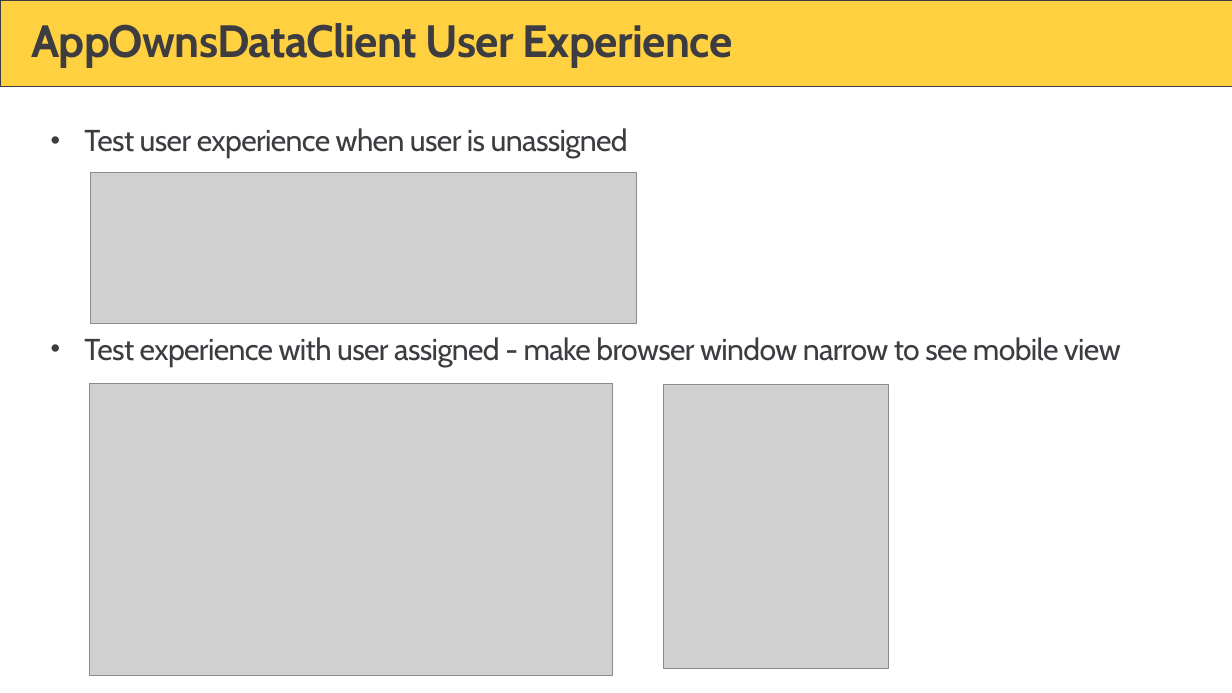
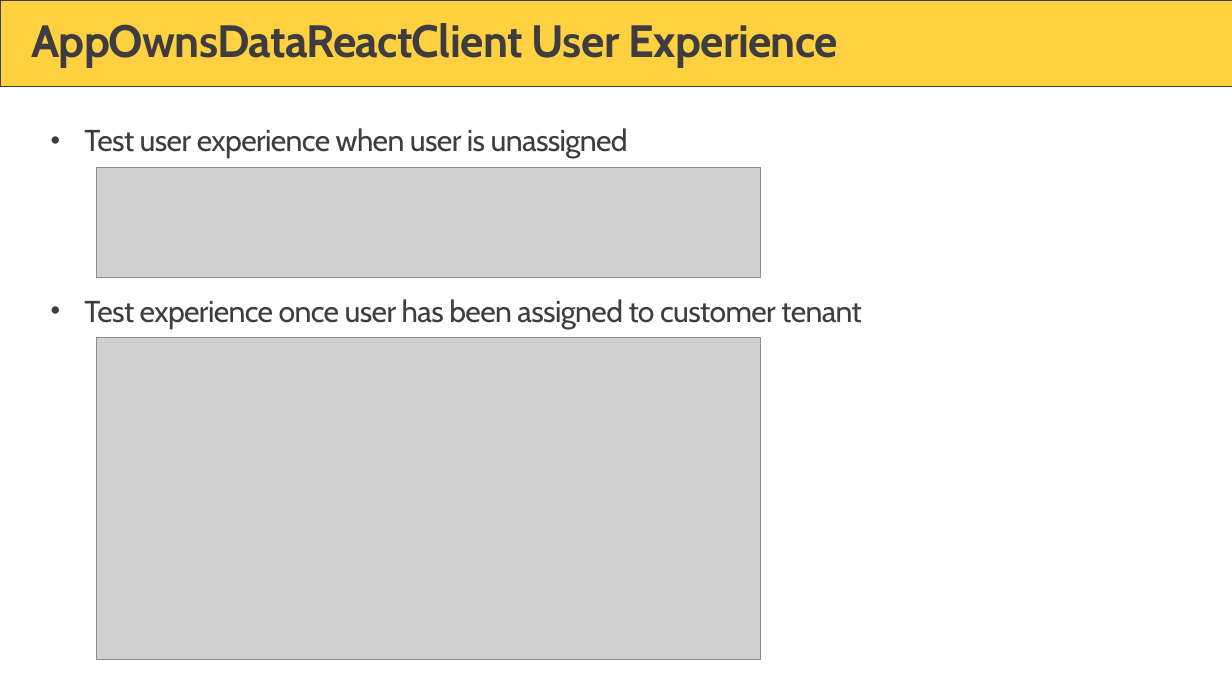
Before and after one commit to PowerBiDevCamp/Camp-Sessions, a slide deck: slide 37 of Session 32 - Design Patterns and Best Practices with Power BI Embedding.pptx (slide 28 before the commit). Drawn at 1232x693 pixels with LibreOffice and Linux fonts; fonts in the diff are those of the drawing; grey boxes stand for pictures; background and template pictures are left out. Boxes give left, top, right and bottom in pixels: in the first picture for what was removed or moved away, otherwise in the second. Text is boxed around its words. In the diff, an @@ line names an element or a change of style, - is before the commit and + after.

```diff
--- a/Session 32 - Design Patterns and Best Practices with Power BI Embedding.pptx
+++ b/Session 32 - Design Patterns and Best Practices with Power BI Embedding.pptx
@@ title at [31,23,839,68]: text changed @@
-AppOwnsDataClient User Experience
+AppOwnsDataReactClient User Experience
@@ picture: place and size @@
-picture at [91,172,636,323]
+picture at [96,168,761,278]
@@ text at [84,299,861,329]: text changed @@
-• Test experience with user assigned - make browser window narrow to see mobile view
+• Test experience once user has been assigned to customer tenant
@@ picture: place and size @@
-picture at [90,383,612,675]
+picture at [97,338,761,659]
@@ picture removed at [664,385,888,669] @@
```
Also in this commit, not shown: 12 other slides changed, 33 slides added, 18 slides removed, 6 other files.
